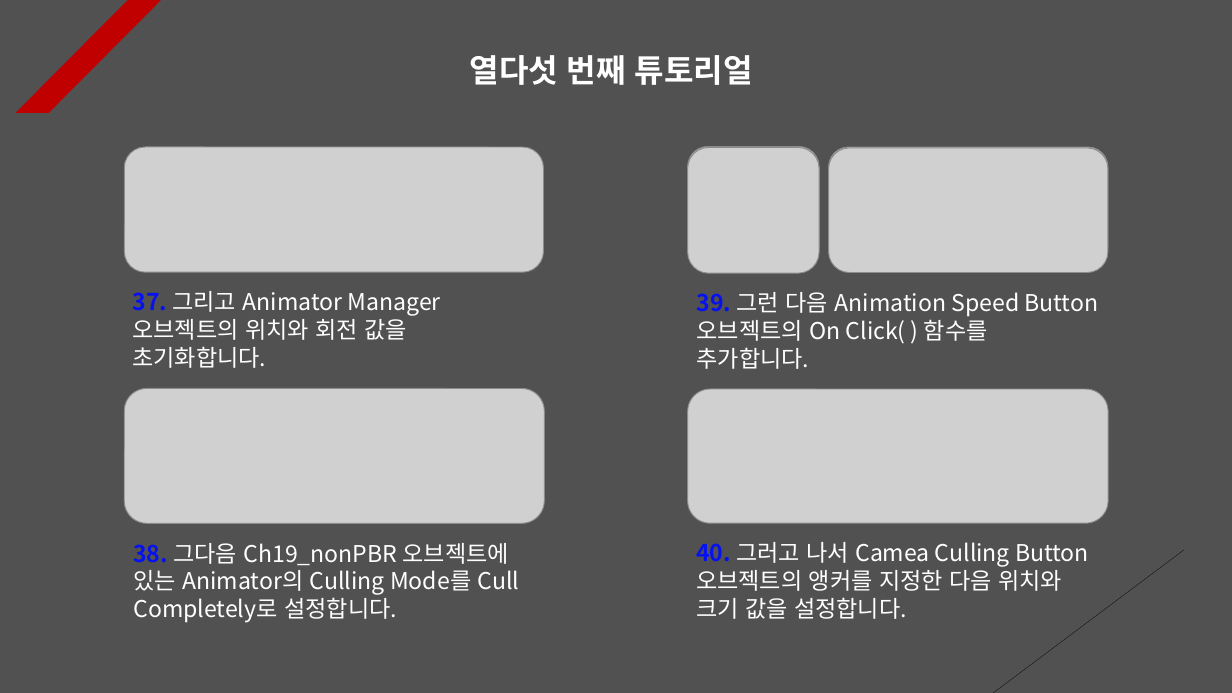
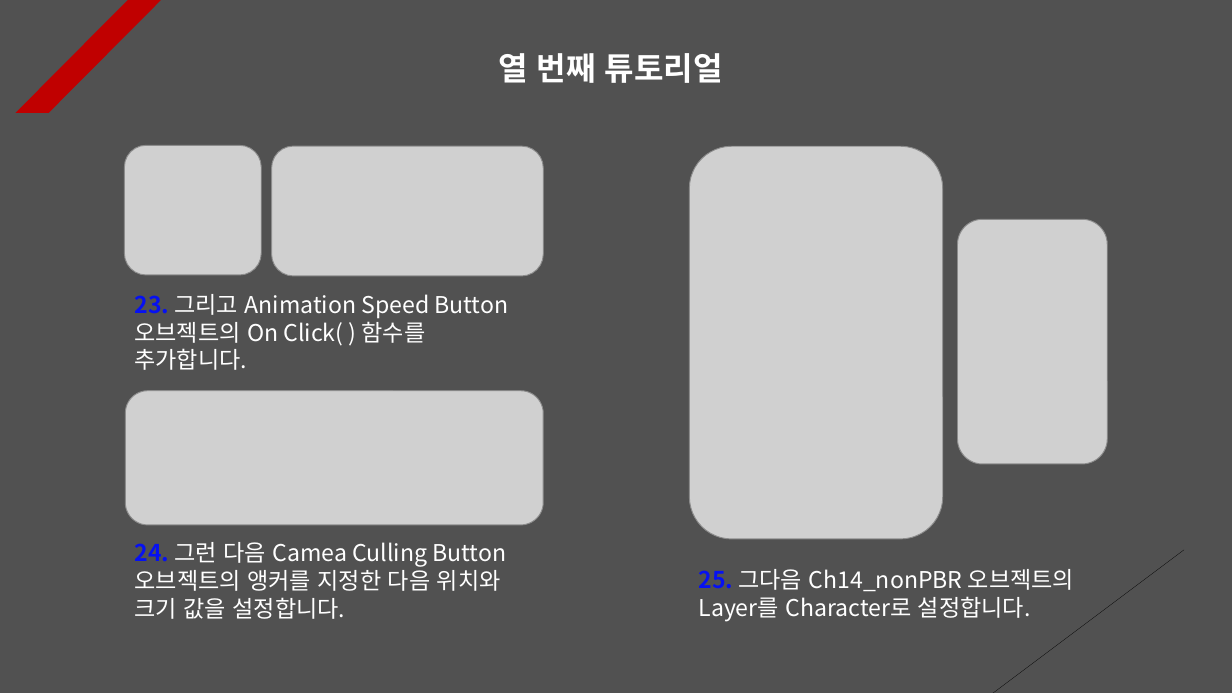
Before and after one commit to Unity2033/3D-UnityEngine, a slide deck: slide 10 of Assets/Animation Retargeting/PPT Data/Animation Retargeting Example.pptx (slide 15 before the commit). Drawn at 1232x693 pixels with LibreOffice and Linux fonts; fonts in the diff are those of the drawing; grey boxes stand for pictures. Boxes give left, top, right and bottom in pixels: in the first picture for what was removed or moved away, otherwise in the second. Text is boxed around its words. In the diff, an @@ line names an element or a change of style, - is before the commit and + after.

```diff
--- a/Assets/Animation Retargeting/PPT Data/Animation Retargeting Example.pptx
+++ b/Assets/Animation Retargeting/PPT Data/Animation Retargeting Example.pptx
@@ text at [499, 53, 723, 83]: text changed @@
-열다섯 번째 튜토리얼
+열 번째 튜토리얼
@@ picture removed at [125, 147, 544, 272] @@
@@ picture added at [125, 145, 262, 274] @@
@@ picture: place and size @@
-picture at [829, 147, 1108, 266]
+picture at [272, 146, 543, 275]
@@ picture removed at [688, 147, 819, 267] @@
@@ picture removed at [688, 148, 819, 274] @@
@@ picture added at [689, 146, 943, 539] @@
@@ picture removed at [829, 148, 1108, 273] @@
@@ picture added at [958, 219, 1107, 464] @@
@@ text at [134, 294, 508, 370]: text changed @@
-37. 그리고 Animator Manager 오브젝트의 위치와 회전 값을 초기화합니다.
+23. 그리고 Animation Speed Button 오브젝트의 On Click( ) 함수를 추가합니다.
@@ text removed at [697, 292, 1099, 369] @@
-39. 그런 다음 Animation Speed Button 오브젝트의 On Click( ) 함수를 추가합니다.
@@ picture removed at [688, 389, 1108, 523] @@
@@ text at [135, 542, 506, 619]: text changed @@
-40. 그러고 나서 Camea Culling Button 오브젝트의 앵커를 지정한 다음 위치와 크기 값을 설정합니다.
+24. 그런 다음 Camea Culling Button 오브젝트의 앵커를 지정한 다음 위치와 크기 값을 설정합니다.
@@ text at [699, 569, 1074, 622]: text changed @@
-38. 그다음 Ch19_nonPBR 오브젝트에 있는 Animator의 Culling Mode를 Cull Completely로 설정합니다.
+25. 그다음 Ch14_nonPBR 오브젝트의 Layer를 Character로 설정합니다.
```
Also in this commit, not shown: 9 other slides changed, 1 slide added, 5 slides removed, 23 other files.
